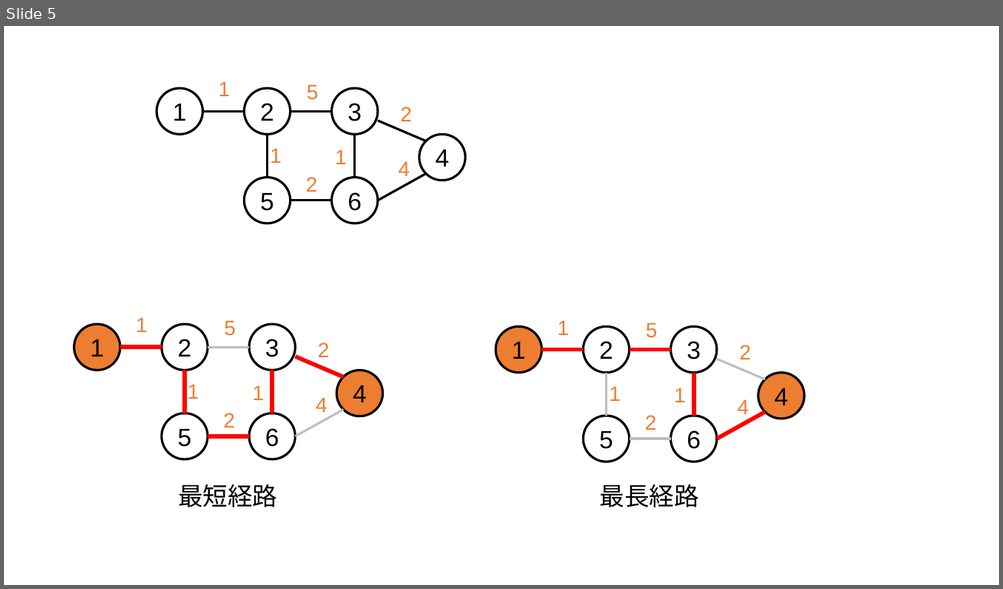
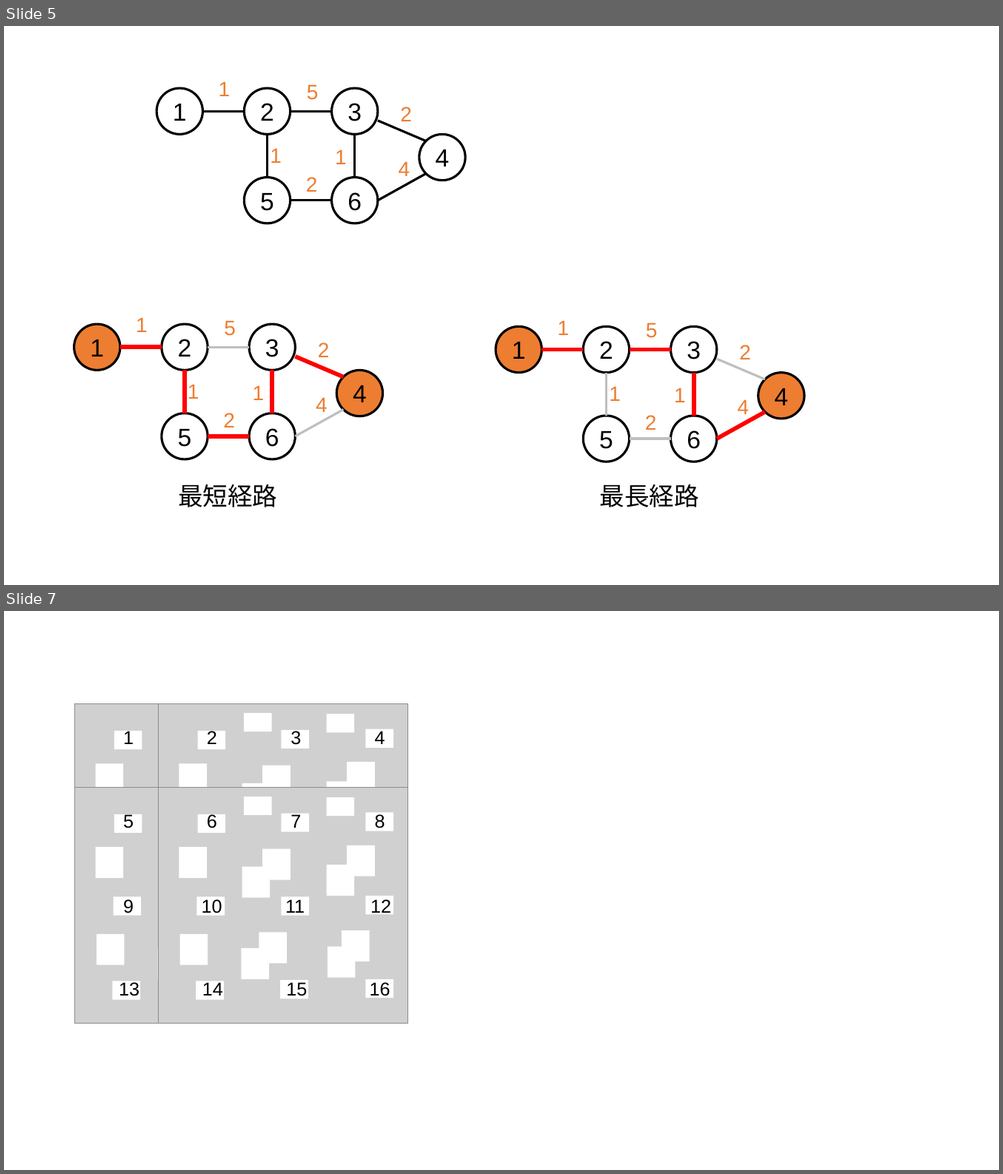
Before and after one commit to nsnmsak/graphillion_tutorial, a slide deck: ja/img/images.pptx. Shown one above the other, each under a label of ours: slide 5 before the commit, slides 5 and 7 after it; the slides between them are not shown. The pictures are 1003x589 and 1003x1174 pixels, drawn with LibreOffice and Linux fonts; fonts in the diff are those of the drawing; grey boxes stand for pictures. Boxes give left, top, right and bottom in pixels: in the first picture for what was removed or moved away, otherwise in the second. Text is boxed around its words. In the diff, an @@ line names an element or a change of style, - is before the commit and + after.

```diff
--- a/ja/img/images.pptx
+++ b/ja/img/images.pptx
@@ slide 7 added at bbox=[4, 611, 999, 1170], background #FFFFFF @@
@@ group added at bbox=[75, 703, 325, 940]: 3 rectangles, 1 picture, 1 text @@
+1
@@ group added at bbox=[159, 703, 408, 940]: 10 rectangles, 3 texts, 1 picture @@
+2
+3
+4
@@ group added at bbox=[75, 787, 325, 1024]: 7 rectangles, 3 texts, 1 picture @@
+5
+9
+13
@@ group added at bbox=[159, 787, 408, 1024]: 21 rectangles, 9 texts, 1 picture @@
+6
+7
+8
+10
+11
+12
+14
+15
+16
```
Also in this commit, not shown: 2 other slides added, 1 slide removed.
